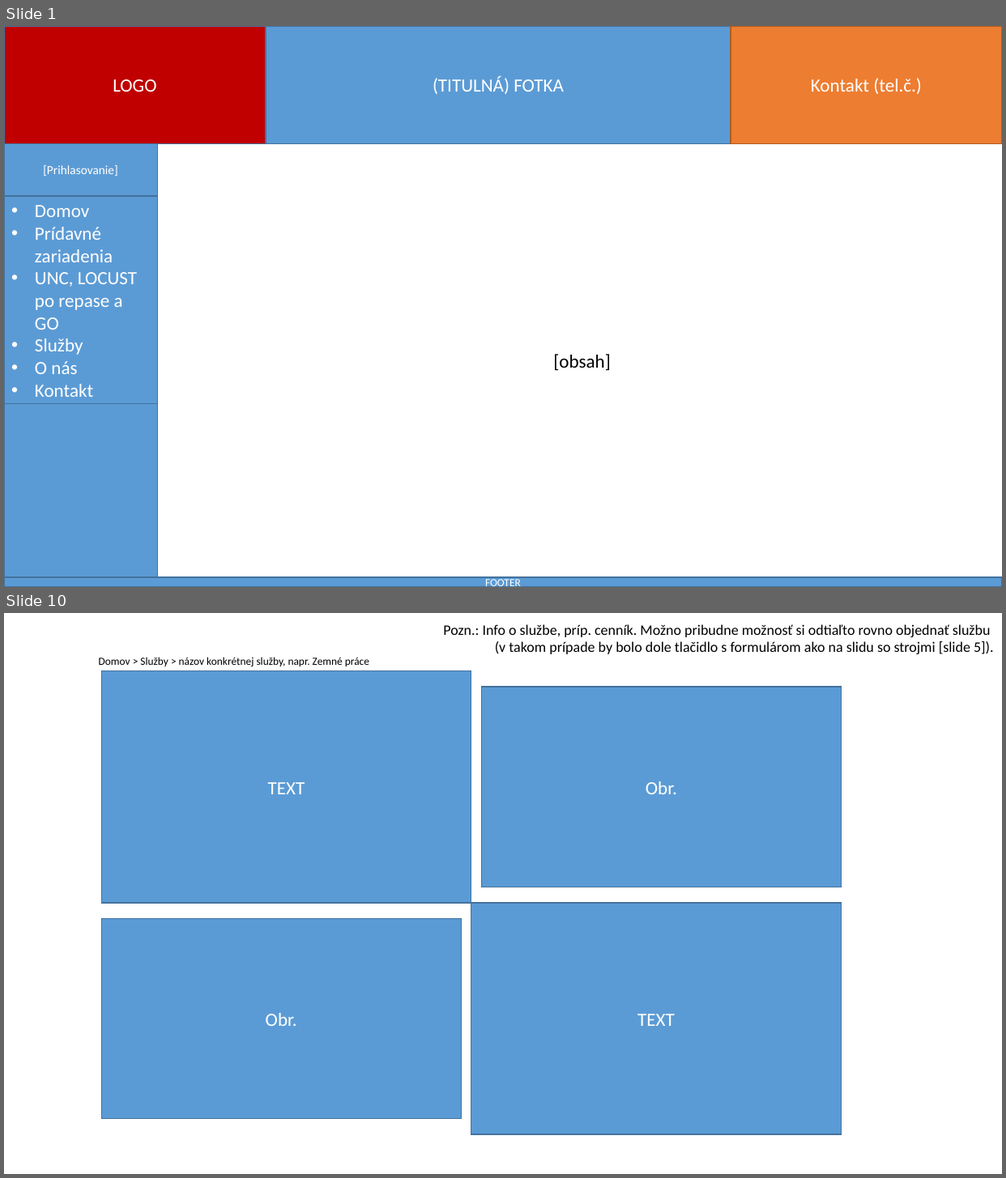
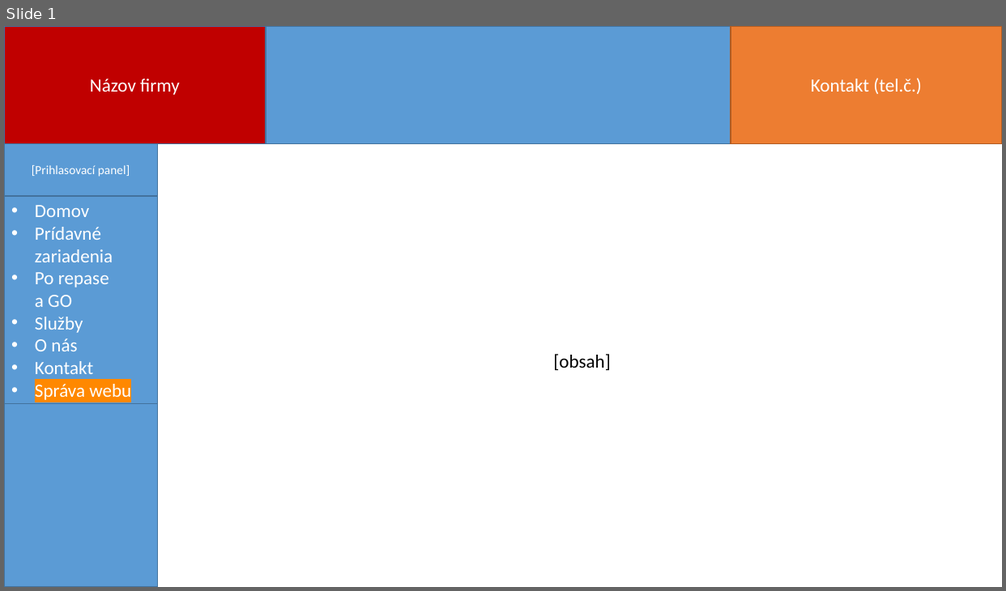
Before and after one commit to milantru/ServIS, a slide deck: docs/B-Servis WebApp UI koncept.pptx. Shown one above the other, each under a label of ours: slides 1 and 10 before the commit, slide 1 after it; the slides between them are not shown. The pictures are 1006x1178 and 1006x591 pixels, drawn with LibreOffice and Linux fonts; fonts in the diff are those of the drawing. Boxes give left, top, right and bottom in pixels: in the first picture for what was removed or moved away, otherwise in the second. Text is boxed around its words. In the diff, an @@ line names an element or a change of style, - is before the commit and + after.

```diff
--- a/docs/B-Servis WebApp UI koncept.pptx
+++ b/docs/B-Servis WebApp UI koncept.pptx
@@ slide 10 removed at box(4, 613, 1002, 1174), background #FFFFFF @@
@@ text removed at box(443, 624, 994, 654) @@
-Pozn.: Info o službe, príp. cenník. Možno pribudne možnosť si odtiaľto rovno objednať službu
-(v takom prípade by bolo dole tlačidlo s formulárom ako na slidu so strojmi [slide 5]).
@@ text removed at box(99, 657, 369, 667) @@
-Domov > Služby > názov konkrétnej služby, napr. Zemné práce
@@ rectangle removed at box(101, 671, 471, 904) @@
-TEXT
@@ rectangle removed at box(482, 687, 842, 888) @@
-Obr.
@@ rectangle removed at box(471, 903, 841, 1135) @@
-TEXT
@@ rectangle removed at box(101, 918, 462, 1119) @@
-Obr.
@@ slide 1 changed as well @@
@@ text in rectangle at box(90, 79, 180, 95): text changed @@
-LOGO
+Názov firmy
@@ text in rectangle at box(432, 76, 564, 94): text removed @@
-(TITULNÁ) FOTKA
@@ text in rectangle at box(32, 165, 130, 177): text changed @@
-[Prihlasovanie]
+[Prihlasovací panel]
@@ text in rectangle at box(35, 272, 109, 307): text changed @@
-• UNC, LOCUST po repase a GO
+• Po repase
+  a GO
@@ text in rectangle at box(35, 384, 131, 400): paragraph added @@
+• Správa webu
@@ rectangle removed at box(4, 578, 1002, 587) @@
-FOOTER
```
Also in this commit, not shown: 6 other slides changed, 30 slides added, 24 other slides removed, 47 other files.
